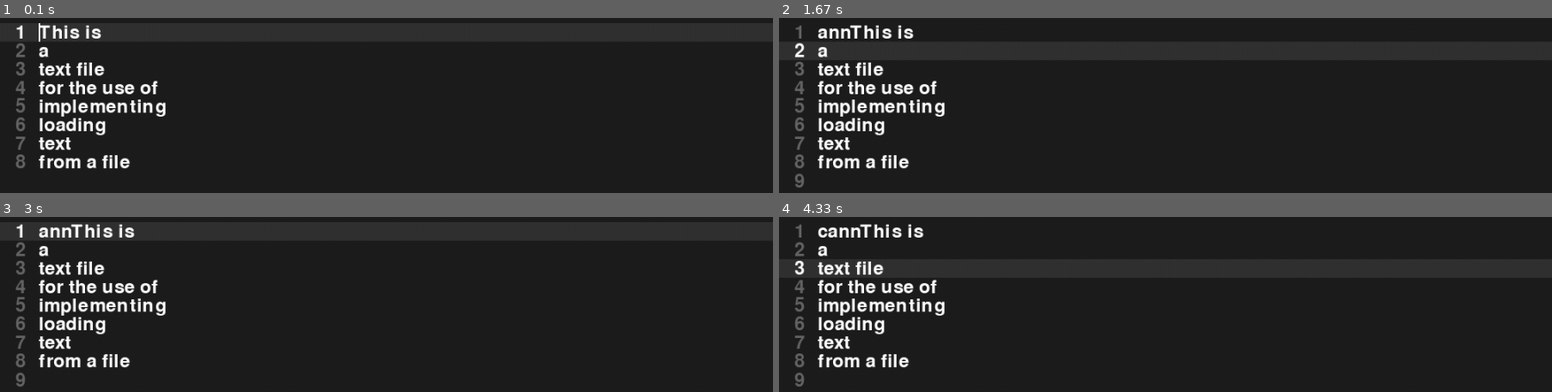
Above: before the commit, frames 1-4 (two rows, left to right).
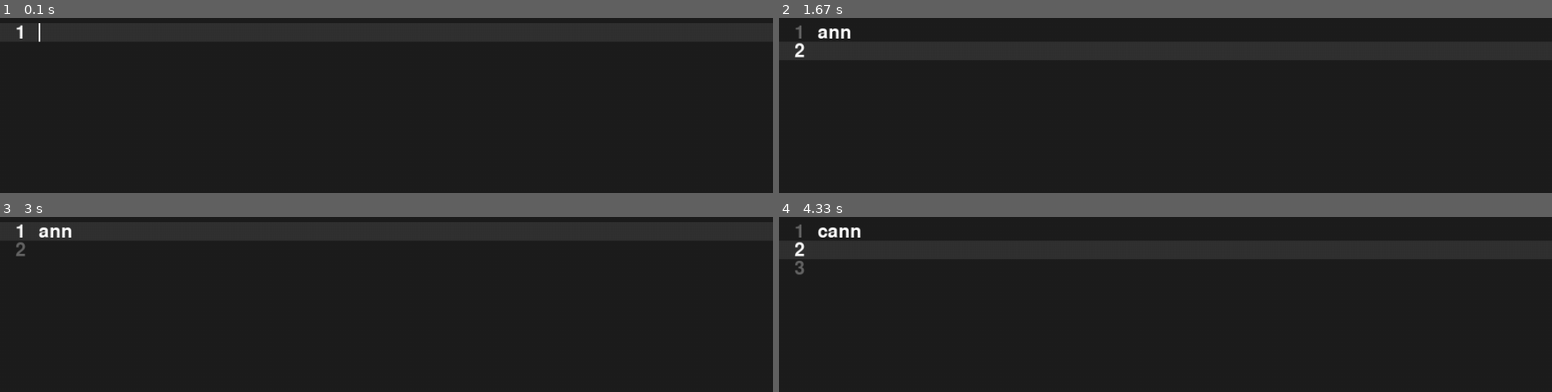
Above: after the commit, the same moments.

Repository: Nuffe/Textbox
Game: pygame game, started from main.py
Two runs of this game, one before a commit and one after it. Both use one fixed random seed, a clock stepped at 60 frames per second and the inputs below.
Inputs:
- Up to frame 1 (0.1 s): no input
- Up to frame 2 (1.67 s): type "ann" at 0.33 s; tap Enter at 0.67 s; hold Backspace 0.88-1.35 s; hold Right 0.88-1.35 s
- Up to frame 3 (3 s): hold Up 1.98-2.45 s; hold Right from 2.53 s (still down)
- Up to frame 4 (4.33 s): release Right at 3 s; hold Left 3.03-3.57 s; hold C 3.6-3.9 s; hold Down 3.6-3.9 s; hold Down 3.93-4.23 s; hold Left from 4.27 s (still down)

The runs differ from the first frame. In frame 1, 3.6% of the frame differs, in the area x 2-22%, y 3-87%; in frame 2, 3.6%; in frame 3, 3.6%; in frame 4, 3.8%, in the area x 2-22%, y 3-98%.

Commit message:
start at moving from 2d to double linked list using linkedList.py

Diff:
--- a/textbox/base.py
+++ b/textbox/base.py
@@ -1,6 +1,7 @@
 import time
 import pygame
 from .gap_buffer import gapBuffer
+from  linkedList import *
 
 
 def main():
@@ -15,8 +16,11 @@
     positionY = 50
     pointerX = 0
     pointerY = 0
+    headNode = Node(gapBuffer(100))  # Create the head node with an initial gap buffer
+    currentNode = headNode
+    nodeCount = 1
 
-    load(textLines)  # Load initial text from file
+   # load(textLines)  # Load initial text from file
 
     running = True
     while running:
@@ -27,76 +31,86 @@
             # Handle key events
             elif event.type == pygame.KEYDOWN:
                 if event.key == pygame.K_BACKSPACE:
-                    if( cursorPos > 0 and pointerY < len(textLines)):
-                        textLines[pointerY].delete(cursorPos - 1 )  # Delete the character before the cursor
+                    if( cursorPos > 0 and pointerY < nodeCount):
+                        currentNode.data.delete(cursorPos - 1 )  # Delete the character before the cursor
                         cursorPos -= 1
                     else:
                         if pointerY > 0:   # Same logic as if backspace at the start of a line
                             pointerY -= 1
-                            cursorPos = len(textLines[pointerY].textContent())
+                            cursorPos = len(currentNode.data.textContent())
                 elif event.key == pygame.K_RETURN:
-                    textLines.append(gapBuffer(100))
+                    insert_after_node(currentNode, gapBuffer(100))  # Insert a new node after the current one
+                    currentNode = currentNode.next
+                    nodeCount += 1
                     pointerY += 1
                     cursorPos = 0
                 elif event.key == pygame.K_c and pygame.key.get_mods() & pygame.KMOD_CTRL:
-                    textLines[pointerY].clear()
+                    currentNode.data.clear()
                     cursorPos = 0
                 elif event.key == pygame.K_ESCAPE:
                     running = False
                 elif event.key == pygame.K_DOWN:
                     pointerY += 1
-                    if pointerY >= len(textLines): # Creates new line if at the end
-                        textLines.append(gapBuffer(100))
-                    cursorPos = min(cursorPos, len(textLines[pointerY].textContent()))
+                    if pointerY >= nodeCount: # Creates new line if at the end
+                        insert_after_node(currentNode, gapBuffer(100))
+                        nodeCount += 1
+                    currentNode = currentNode.next if currentNode.next else currentNode
+                    cursorPos = min(cursorPos, len(currentNode.data.textContent()))
                 elif event.key == pygame.K_UP:
-                    pointerY -= 1
-                    if pointerY < 0:
-                        pointerY = 0
-                    cursorPos = min(cursorPos, len(textLines[pointerY].textContent()))
+                    print("UP", pointerY, nodeCount)
+                    if pointerY > 0:
+                        pointerY -= 1
+                        currentNode = currentNode.prev
+                    cursorPos = min(cursorPos, len(currentNode.data.textContent()))
                 elif event.key == pygame.K_LEFT:
                     if cursorPos > 0:
                         cursorPos -= 1
                     elif pointerY > 0: # Jump up if at start
                         pointerY -= 1
-                        cursorPos = len(textLines[pointerY].textContent())
+                        cursorPos = len(currentNode.data.textContent())
                 elif event.key == pygame.K_RIGHT:
-                    if cursorPos < len(textLines[pointerY].textContent()):
+                    if cursorPos < len(currentNode.data.textContent()):
                         cursorPos += 1
-                    elif pointerY < len(textLines) - 1: # Jump down if at end
+                    elif pointerY < nodeCount - 1: # Jump down if at end
                         pointerY += 1
                         cursorPos = 0
                 else:
                     character = event.unicode
                     if character:
-                        if pointerY >= len(textLines):
-                                textLines.append(gapBuffer(100))
-                        textLines[pointerY].insert(cursorPos, character)
+                        if pointerY >= nodeCount:
+                                insert_after_node(currentNode, gapBuffer(100))
+                                currentNode = currentNode.next
+                                nodeCount += 1
+                        currentNode.data.insert(cursorPos, character)
                         cursorPos += 1
 
                         # Stop overflowing the line
                         # Get new X value based on the new character
-                        tempBuf = textLines[pointerY]
+                        tempBuf = currentNode.data
                         line_text = tempBuf.textContent()
                         pointerX = positionX + font.size(line_text[:cursorPos])[0]
 
-                        if pointerX > 950:
+                        if pointerX > 950:  # If the line is too long, move to the next line
                             tempBuf.delete(cursorPos -1)
                             pointerY += 1
-                            if pointerY >= len(textLines):
-                                textLines.append(gapBuffer(100))
-                            textLines[pointerY].insert(0, character)
+                            if pointerY >= nodeCount:
+                                insert_after_node(currentNode, gapBuffer(100))
+                                nodeCount += 1
+                            currentNode = currentNode.next if currentNode.next else currentNode
+                            cursorPos = 0
+                            currentNode.data.insert(cursorPos, character)
                             cursorPos = 1
 
 
         screen.fill((30, 30, 30))
 
         # Highlight the current line
-        if pointerY < len(textLines):
+        if pointerY < nodeCount:
             pygame.draw.rect(screen, (50, 50, 50), (positionX - 50, positionY + pointerY * font.get_height(), 1000, font.get_height()), 0)
 
 
         # Creating the text cursor/caret pointer
-        buffer = textLines[pointerY]
+        buffer = currentNode.data
         bufferText = buffer.textContent()  # Get the text content of the current line
         beforeCursorText = bufferText[:cursorPos]  # Text before the cursor position
         pointerX = positionX + font.size(beforeCursorText)[0]  #X position of the cursor based on pixels before it
@@ -112,8 +126,21 @@
             key = font.render(textOutput, True, (255, 255, 255))
             screen.blit(key, (positionX, positionY + i * font.get_height()))
 
+        y = positionY
+        node = headNode   # Start with the head node
+        row = 0
+        while node:
+            buf = node.data   # your GapBuffer or whatever you called it
+            text = buf.textContent()
+            if text:
+                surface = font.render(text, True, (255,255,255))
+                screen.blit(surface, (positionX, y + row * font.get_height()))
+            node = node.next
+            row += 1
+
+
         # Render line numbers
-        for i in range(len(textLines)):
+        for i in range(nodeCount):
             line_number = str(i + 1)
             if(i == (pointerY)):
                 line_number_surface = font.render(line_number, True, (250, 250, 250))
